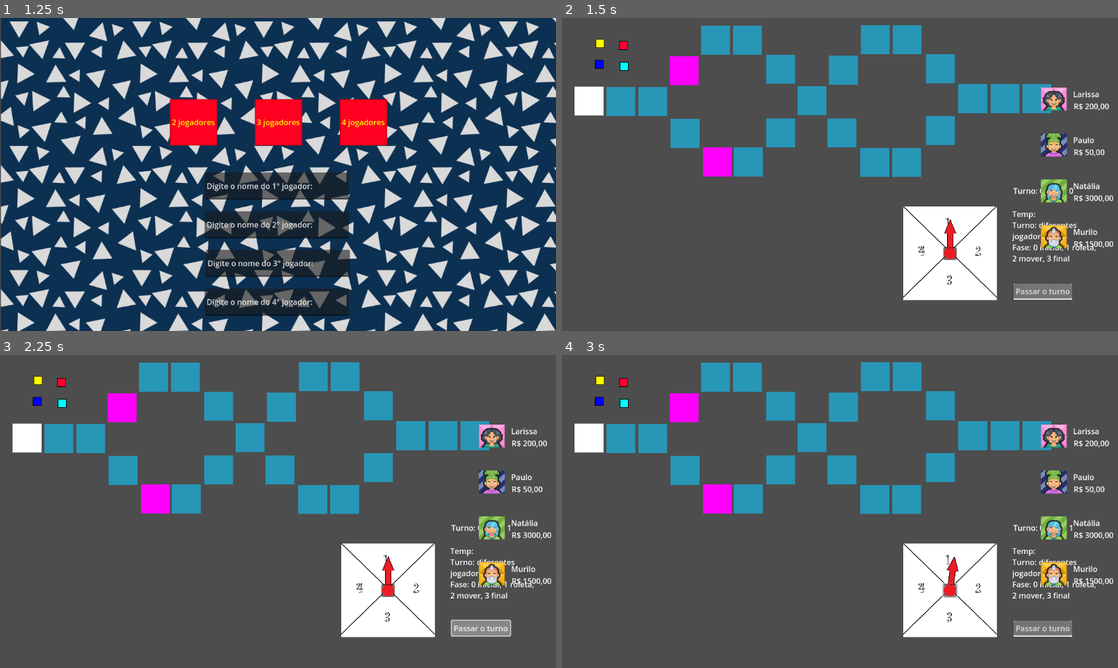
Above: before the commit, frames 1-4 (two rows, left to right).
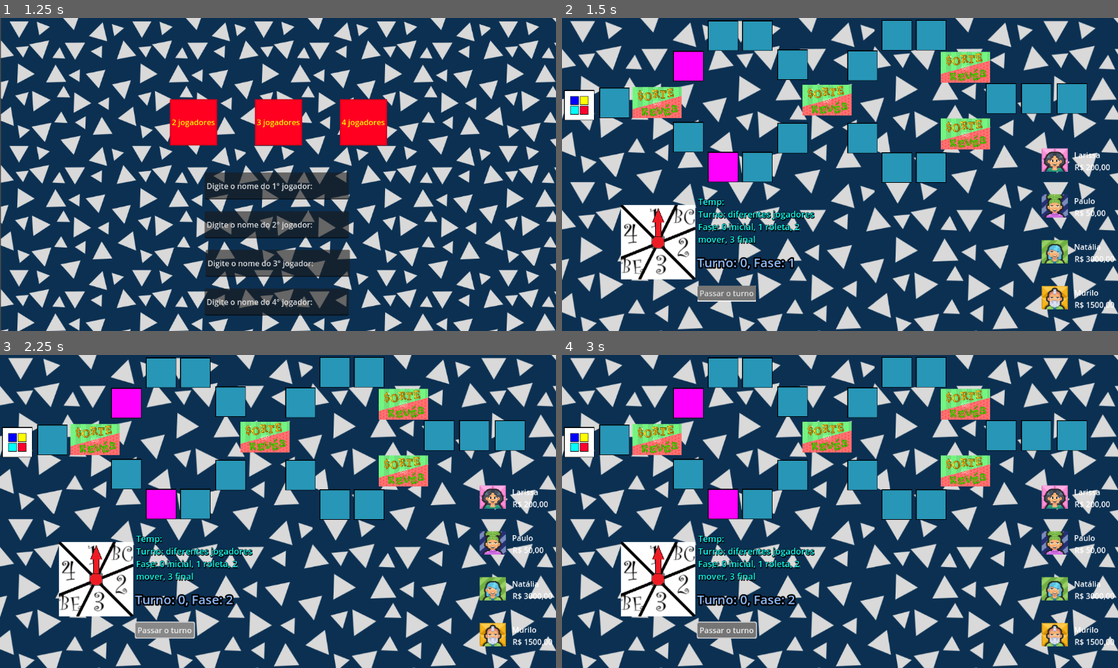
Above: after the commit, the same moments.

Repository: walo2/GameDev_ProjetoGeo
Game: Godot game, scene res://menu.tscn
Same seed, same stepped clock (60 frames per second), same inputs: the game is played once before the commit and once after it.
Inputs (mouse positions are in pixels of both pictures, inside the frame that each line leads up to):
- Up to frame 1 (1.25 s): click "INICIAR" at 0.5 s
- Up to frame 2 (1.5 s): click "2 jogadores" at 1.25 s
- Up to frame 3 (2.25 s): click "Passar o turno" at 2 s
- Up to frame 4 (3 s): click (951, 589) at 2.77 s

Frame 1 is identical in both runs. In frame 2, 95% of the frame differs, in the area x 0-100%, y 0-100%; in frame 3, 95%; in frame 4, 95%.

Commit message:
Corrigido a roleta, ajustado os turnos, movimento dos players,adicionado fundo e sorte ou revez

Diff:
--- a/Kapitalistik/Controlador.gd
+++ b/Kapitalistik/Controlador.gd
@@ -1,9 +1,11 @@
 extends Node
 
-# fases Inicio do turno = 0, roleta: 1, movimento: 2, fim do turno: 3
+# fases: Inicio do turno = 0, roleta: 1, movimento: 2, fim do turno: 3
 var fase = 0
 var numPlayers = 4
 var playerTurn = 0
+var numeroSorteado = 0
+var TileInicial
 
 # Called when the node enters the scene tree for the first time.
 func _ready():
@@ -12,6 +14,8 @@
 
 # Called every frame. 'delta' is the elapsed time since the previous frame.
 func _process(delta):
+	if fase == 0 or fase == 3:
+		proximaFase()
 	pass
 
 func proximaFase():
@@ -19,6 +23,21 @@
 	if fase == 0:
 		fimTurno()
 
+func numeroRoleta(numero):
+	if numero == 1:
+		numeroSorteado = 1
+	elif numero == 2:
+		numeroSorteado = 0
+		proximaFase()
+	elif numero == 3:
+		numeroSorteado = 2
+	elif numero == 4:
+		numeroSorteado = 3
+	elif numero == 5:
+		numeroSorteado = 0
+		proximaFase()
+	elif numero == 6:
+		numeroSorteado = 4
 
 func fimTurno():
 	playerTurn = (playerTurn+1) % numPlayers
--- a/Kapitalistik/TempPassTurn.gd
+++ b/Kapitalistik/TempPassTurn.gd
@@ -1,18 +1,18 @@
 extends Node2D
 
+@onready var texto = $TextEdit
 
 # Called when the node enters the scene tree for the first time.
 func _ready():
-	get_node("TextEdit").text = "Turno: " + str(Controlador.playerTurn) + ", Fase: " + str(Controlador.fase)
 	pass # Replace with function body.
 
 
 # Called every frame. 'delta' is the elapsed time since the previous frame.
 func _process(delta):
+	texto.text = "Turno: " + str(Controlador.playerTurn) + ", Fase: " + str(Controlador.fase)
 	pass
 
 
 func _on_button_pressed():
 	Controlador.proximaFase()
-	get_node("TextEdit").text = "Turno: " + str(Controlador.playerTurn) + ", Fase: " + str(Controlador.fase)
 	pass # Replace with function body.
--- a/Kapitalistik/hud.tscn
+++ b/Kapitalistik/hud.tscn
@@ -14,9 +14,10 @@
 anchors_preset = 15
 anchor_right = 1.0
 anchor_bottom = 1.0
-offset_left = 992.0
-offset_top = 144.0
-offset_bottom = -128.0
+offset_left = 994.0
+offset_top = 270.0
+offset_right = 2.0
+offset_bottom = -2.0
 grow_horizontal = 2
 grow_vertical = 2
 
--- /dev/null
+++ b/Kapitalistik/outLine.tres
@@ -0,0 +1,11 @@
+[gd_resource type="ShaderMaterial" load_steps=2 format=3 uid="uid://dosn66orqwctd"]
+
+[ext_resource type="Shader" path="res://outline.gdshader" id="1_isxmk"]
+
+[resource]
+shader = ExtResource("1_isxmk")
+shader_parameter/color = Color(0, 0, 0, 1)
+shader_parameter/width = 10.0
+shader_parameter/pattern = 0
+shader_parameter/inside = false
+shader_parameter/add_margins = true
--- a/Kapitalistik/player_temp.gd
+++ b/Kapitalistik/player_temp.gd
@@ -3,6 +3,11 @@
 
 var drag = false
 var offset = Vector2(0,0)
+var posicaoAtual = 1
+var posicaoInicial
+var noTile = true
+
+@onready var area2D = $Area2D
 
 @export var colorPlayer : Color
 @export var playerId = 0
@@ -10,6 +15,8 @@
 # Called when the node enters the scene tree for the first time.
 func _ready():
 	get_node("ColorPlayer").color = colorPlayer
+	Controlador.TileInicial.inicioJogo(self)
+	posicaoInicial = position
 	pass # Replace with function body.
 
 
@@ -21,13 +28,26 @@
 
 func _on_button_button_down():
 	if Controlador.playerTurn == playerId and Controlador.fase == 2:
+		posicaoInicial = position
 		drag = true
 		offset = get_global_mouse_position() - global_position
 
 
 func _on_button_button_up():
 	drag = false
+	if noTile == false:
+		position = posicaoInicial
 
 func newPosition(x,y):
 	position.x = x
 	position.y = y
+
+
+func _on_area_2d_area_shape_entered(area_rid, area, area_shape_index, local_shape_index):
+	noTile = true
+	pass # Replace with function body.
+
+
+func _on_area_2d_area_shape_exited(area_rid, area, area_shape_index, local_shape_index):
+	noTile = false
+	pass # Replace with function body.
--- a/Kapitalistik/player_temp.tscn
+++ b/Kapitalistik/player_temp.tscn
@@ -3,7 +3,7 @@
 [ext_resource type="Script" path="res://player_temp.gd" id="1_4ikpa"]
 
 [sub_resource type="RectangleShape2D" id="RectangleShape2D_wc8ab"]
-size = Vector2(40, 40)
+size = Vector2(38, 38)
 
 [node name="PlayerTemp" type="Node2D"]
 z_index = 1
@@ -63,3 +63,5 @@
 
 [connection signal="button_down" from="Button" to="." method="_on_button_button_down"]
 [connection signal="button_up" from="Button" to="." method="_on_button_button_up"]
+[connection signal="area_shape_entered" from="Area2D" to="." method="_on_area_2d_area_shape_entered"]
+[connection signal="area_shape_exited" from="Area2D" to="." method="_on_area_2d_area_shape_exited"]
--- a/Kapitalistik/project.godot
+++ b/Kapitalistik/project.godot
@@ -12,7 +12,7 @@
 
 config/name="Kapitalistik"
 run/main_scene="res://menu.tscn"
-config/features=PackedStringArray("4.1", "Forward Plus")
+config/features=PackedStringArray("4.2", "Forward Plus")
 config/icon="res://icon.svg"
 
 [autoload]
--- a/Kapitalistik/roleta.tscn
+++ b/Kapitalistik/roleta.tscn
@@ -1,15 +1,80 @@
 [gd_scene load_steps=5 format=3 uid="uid://c6m3o6wg8xy8m"]
 
-[ext_resource type="Script" path="res://Roleta.gd" id="1_evjv8"]
 [ext_resource type="Texture2D" uid="uid://cy3o1m5uke2iu" path="res://Imgs/RoletaTemp.png" id="2_xr44w"]
 [ext_resource type="Texture2D" uid="uid://bc3jmjh08ws02" path="res://Imgs/SetaTemp.png" id="3_lbenc"]
 [ext_resource type="Texture2D" uid="uid://br0fjvamsyuwg" path="res://Imgs/botaoTemp.png" id="3_rxmkt"]
 
+[sub_resource type="GDScript" id="GDScript_oly7v"]
+script/source = "extends Node2D
+
+var seta
+var rodar = false
+var parar = false
+var sorteado = 4
+var voltas = 5
+var pararNumero
+var velocidade = 0
+var aceleracao = 0.2
+var acelerar = false
+var desacelerar = false
+var meiaVoltas
+
+# Called when the node enters the scene tree for the first time.
+func _ready():
+	seta = get_node(\"Seta\")
+	pass # Replace with function body.
+
+
+# Called every frame. 'delta' is the elapsed time since the previous frame.
+func _process(delta):
+	if rodar == true:
+		seta.rotation_degrees = seta.rotation_degrees+velocidade
+
+		if voltas > meiaVoltas:
+			if velocidade < 30:
+				velocidade = velocidade + aceleracao
+		else:
+			if velocidade > 2:
+				velocidade = velocidade - aceleracao
+
+
+		if seta.rotation_degrees >= 360:
+			seta.rotation_degrees = seta.rotation_degrees - 360
+			voltas = voltas - 1
+
+		if voltas == 0:
+			parar = true
+
+		if parar == true:
+			if seta.rotation_degrees > pararNumero-5 and seta.rotation_degrees < pararNumero+5:
+				rodar = false
+				desacelerar = false
+
+
+func sortearNumero():
+	voltas = (1 + randi()%5)*2
+	sorteado = randi()%4+1
+	print(sorteado)
+	pararNumero = (sorteado-1) * 90
+	parar = false
+	rodar = true
+	acelerar = true
+	desacelerar = false
+	meiaVoltas = int(voltas/2)
+	velocidade = 0
+	return sorteado
+
+
+func _on_button_pressed():
+	sortearNumero()
+	pass # Replace with function body.
+"
+
 [node name="Roleta" type="Node2D"]
-script = ExtResource("1_evjv8")
+script = SubResource("GDScript_oly7v")
 
 [node name="Fundo" type="Sprite2D" parent="."]
-scale = Vector2(0.3, 0.3)
+scale = Vector2(1.2, 1.2)
 texture = ExtResource("2_xr44w")
 
 [node name="Button" type="Button" parent="."]
--- /dev/null
+++ b/Kapitalistik/roleta2.tscn
@@ -0,0 +1,33 @@
+[gd_scene load_steps=5 format=3 uid="uid://canhksr8hack8"]
+
+[ext_resource type="Script" path="res://roleta_2.gd" id="1_p68mi"]
+[ext_resource type="Texture2D" uid="uid://xeik52nuyosb" path="res://Imgs/RoletaTemp2.png" id="2_5g7ed"]
+[ext_resource type="Texture2D" uid="uid://br0fjvamsyuwg" path="res://Imgs/botaoTemp.png" id="3_hdodb"]
+[ext_resource type="Texture2D" uid="uid://bc3jmjh08ws02" path="res://Imgs/SetaTemp.png" id="4_td6gt"]
+
+[node name="Roleta2" type="Node2D"]
+script = ExtResource("1_p68mi")
+
+[node name="Fundo" type="Sprite2D" parent="."]
+scale = Vector2(1.2, 1.2)
+texture = ExtResource("2_5g7ed")
+
+[node name="Button" type="Button" parent="."]
+offset_left = -14.0
+offset_top = -13.0
+offset_right = 14.0
+offset_bottom = 14.0
+
+[node name="Sprite2D" type="Sprite2D" parent="Button"]
+position = Vector2(14, 13)
+scale = Vector2(0.15625, 0.15625)
+texture = ExtResource("3_hdodb")
+
+[node name="Seta" type="Node2D" parent="."]
+
+[node name="SetaSprite" type="Sprite2D" parent="Seta"]
+position = Vector2(0, -41)
+scale = Vector2(0.223548, 0.100477)
+texture = ExtResource("4_td6gt")
+
+[connection signal="pressed" from="Button" to="." method="_on_button_pressed"]
--- a/Kapitalistik/Roleta.gd
+++ b/Kapitalistik/roleta_2.gd
@@ -1,6 +1,7 @@
 extends Node2D
 
-var seta
+@onready var seta = $Seta
+
 var rodar = false
 var parar = false
 var sorteado = 4
@@ -14,7 +15,6 @@
 
 # Called when the node enters the scene tree for the first time.
 func _ready():
-	seta = get_node("Seta")
 	pass # Replace with function body.
 
 
@@ -45,15 +45,24 @@
 
 
 func sortearNumero():
-	voltas = (1 + randi()%5)*2
-	sorteado = randi()%4+1
-	pararNumero = (sorteado-1) * 90
-	parar = false
-	rodar = true
-	acelerar = true
-	desacelerar = false
-	meiaVoltas = int(voltas/2)
-	velocidade = 0
+	if Controlador.fase == 1:
+		voltas = (1 + randi()%5)*2
+		sorteado = (randi()%6) + 1
+		if sorteado == 2:
+			pararNumero = 60
+		elif sorteado == 5:
+			pararNumero = 220
+		else:
+			pararNumero = (sorteado-1) * 60
+		parar = false
+		rodar = true
+		acelerar = true
+		desacelerar = false
+		meiaVoltas = int(voltas/2)
+		velocidade = 0
+
+		Controlador.proximaFase()
+		Controlador.numeroRoleta(sorteado)
 	return sorteado
 
 
--- a/Kapitalistik/tile_basic.gd
+++ b/Kapitalistik/tile_basic.gd
@@ -1,28 +1,45 @@
 extends Node2D
 
 var playerObject = null
-var mouseReleaseObject = false
+var mouseReleaseObject = true
+var iniciou = false
+var playersOnTile = []
+var tileCerto = false
 
-var playersOnTile = []
+@onready var sorteOuReves = load("res://Imgs/sorteOuReves.png")
+@onready var sprite = $Sprite2D
+@onready var bdColor = $ColorRect
+@onready var bdOutLineColor = $ColorRect2
+
 
 @export var colorTile : Color
+@export var idNumero : int
 
 # Called when the node enters the scene tree for the first time.
 func _ready():
-	get_node("ColorRect").color = colorTile
+	if idNumero == 1:
+		Controlador.TileInicial = self
+	bdColor.color = colorTile
+	if idNumero == 3 or idNumero == 8 or idNumero == 12:
+		sprite.texture = sorteOuReves
+		bdColor.visible = false
+		bdOutLineColor.visible = false
 	pass # Replace with function body.
 
 
 # Called every frame. 'delta' is the elapsed time since the previous frame.
 func _process(delta):
-
-	#verifica quando o player é colocado no tile
-	if mouseReleaseObject:
-		if playerObject != null:
-			playersOnTile.append(playerObject)
-			mouseReleaseObject = false
+	playersPosition()
+	if mouseReleaseObject == true and playerObject != null:
+		if playerObject.posicaoAtual + Controlador.numeroSorteado != idNumero:
+			playerObject.newPosition(playerObject.posicaoInicial.x, playerObject.posicaoInicial.y)
 			playerObject = null
-		playersPosition()
+		if tileCerto == true:
+			playerObject.posicaoAtual = idNumero
+			playerObject.posicaoInicial = position
+			playerObject = null
+			Controlador.proximaFase()
+			tileCerto = false
 	pass
 
 #função que coloca o player nas posições dentro dos tiles
@@ -54,23 +71,38 @@
 		playersOnTile[i].newPosition(newPosiX,newPosiY)
 		i += 1
 
+func inicioJogo(playerObIni):
+	playersOnTile.append(playerObIni)
+	playersPosition()
 
 func _on_area_2d_area_shape_entered(area_rid, area, area_shape_index, local_shape_index):
-	playerObject = area.get_parent()
-	playersPosition()
+	if Controlador.fase == 2:
+		var player = area.get_parent()
+		playerObject = player
+		if player.posicaoAtual + Controlador.numeroSorteado == idNumero:
+			playersOnTile.append(player)
+			tileCerto = true
+		elif player.posicaoAtual == idNumero:
+			playersOnTile.append(player)
+		playersPosition()
 	pass # Replace with function body.
 
 
 func _on_area_2d_area_shape_exited(area_rid, area, area_shape_index, local_shape_index):
+	playerObject = null
+	tileCerto = false
 	if area.get_parent() in playersOnTile:
 		playersOnTile.erase(area.get_parent())
 	playersPosition()
-	playerObject = null
 	pass # Replace with function body.
 
 
 func _input( event ):
 	if event is InputEventMouseButton:
 		if event.button_index == MOUSE_BUTTON_LEFT:
-			if not event.pressed:
+			if event.pressed == false:
 				mouseReleaseObject = true
+				playersPosition()
+			else:
+				mouseReleaseObject = false
+				playersPosition()
--- /dev/null
+++ b/Kapitalistik/tile_basic.gdshader
@@ -0,0 +1,62 @@
+shader_type canvas_item;
+
+uniform vec4 color : source_color = vec4(1.0);
+uniform float width : hint_range(0, 10) = 1.0;
+uniform int pattern : hint_range(0, 2) = 3; // diamond, circle, square
+uniform bool inside = false;
+uniform bool add_margins = true; // only useful when inside is false
+
+void vertex() {
+	if (add_margins) {
+		VERTEX += (UV * 2.0 - 1.0) * width;
+	}
+}
+
+bool hasContraryNeighbour(vec2 uv, vec2 texture_pixel_size, sampler2D texture) {
+	for (float i = -ceil(width); i <= ceil(width); i++) {
+		float x = abs(i) > width ? width * sign(i) : i;
+		float offset;
+
+		if (pattern == 0) {
+			offset = width - abs(x);
+		} else if (pattern == 1) {
+			offset = floor(sqrt(pow(width + 0.5, 2) - x * x));
+		} else if (pattern == 2) {
+			offset = width;
+		}
+
+		for (float j = -ceil(offset); j <= ceil(offset); j++) {
+			float y = abs(j) > offset ? offset * sign(j) : j;
+			vec2 xy = uv + texture_pixel_size * vec2(x, y);
+
+			if ((xy != clamp(xy, vec2(0.0), vec2(1.0)) || texture(texture, xy).a == 0.0) == inside) {
+				return true;
+			}
+		}
+	}
+
+	return false;
+}
+
+void fragment() {
+	vec2 uv = UV;
+
+	if (add_margins) {
+		vec2 texture_pixel_size = vec2(1.0) / (vec2(1.0) / TEXTURE_PIXEL_SIZE + vec2(width * 2.0));
+
+		uv = (uv - texture_pixel_size * width) * TEXTURE_PIXEL_SIZE / texture_pixel_size;
+
+		if (uv != clamp(uv, vec2(0.0), vec2(1.0))) {
+			COLOR.a = 0.0;
+		} else {
+			COLOR = texture(TEXTURE, uv);
+		}
+	} else {
+		COLOR = texture(TEXTURE, uv);
+	}
+
+	if ((COLOR.a > 0.0) == inside && hasContraryNeighbour(uv, TEXTURE_PIXEL_SIZE, TEXTURE)) {
+		COLOR.rgb = inside ? mix(COLOR.rgb, color.rgb, color.a) : color.rgb;
+		COLOR.a += (1.0 - COLOR.a) * color.a;
+	}
+}
--- a/Kapitalistik/tile_basic.tscn
+++ b/Kapitalistik/tile_basic.tscn
@@ -1,14 +1,29 @@
-[gd_scene load_steps=3 format=3 uid="uid://dymwkq732leqf"]
+[gd_scene load_steps=4 format=3 uid="uid://dymwkq732leqf"]
 
 [ext_resource type="Script" path="res://tile_basic.gd" id="1_i3ggq"]
+[ext_resource type="Material" uid="uid://dosn66orqwctd" path="res://outLine.tres" id="2_alpne"]
 
 [sub_resource type="RectangleShape2D" id="RectangleShape2D_kknlp"]
-size = Vector2(40, 40)
+size = Vector2(35, 36)
 
 [node name="TileBasic" type="Node2D"]
 scale = Vector2(1.5, 1.5)
 script = ExtResource("1_i3ggq")
 colorTile = Color(0.156863, 0.588235, 0.717647, 1)
+
+[node name="ColorRect2" type="ColorRect" parent="."]
+anchors_preset = 8
+anchor_left = 0.5
+anchor_top = 0.5
+anchor_right = 0.5
+anchor_bottom = 0.5
+offset_left = -21.0
+offset_top = -21.0
+offset_right = 21.0
+offset_bottom = 21.0
+grow_horizontal = 2
+grow_vertical = 2
+color = Color(0, 0, 0, 1)
 
 [node name="ColorRect" type="ColorRect" parent="."]
 anchors_preset = 8
@@ -22,6 +37,12 @@
 offset_bottom = 20.0
 grow_horizontal = 2
 grow_vertical = 2
+metadata/_edit_use_anchors_ = true
+
+[node name="Sprite2D" type="Sprite2D" parent="."]
+z_index = 1
+material = ExtResource("2_alpne")
+scale = Vector2(0.13, 0.13)
 
 [node name="Area2D" type="Area2D" parent="."]
 
--- a/Kapitalistik/tile_map.tscn
+++ b/Kapitalistik/tile_map.tscn
@@ -1,87 +1,111 @@
-
-[gd_scene load_steps=4 format=3 uid="uid://yh26grf534pi"]
+[gd_scene load_steps=8 format=3 uid="uid://yh26grf534pi"]
 
 [ext_resource type="PackedScene" uid="uid://cg7sc7ox3xvm1" path="res://player_temp.tscn" id="1_mxqg4"]
 [ext_resource type="PackedScene" uid="uid://dymwkq732leqf" path="res://tile_basic.tscn" id="2_ix8bo"]
-[ext_resource type="PackedScene" uid="uid://4gf5qcq6dfva" path="res://hud.tscn" id="3_cv6os"]
 [ext_resource type="Script" path="res://TempPassTurn.gd" id="3_1mgao"]
 [ext_resource type="PackedScene" uid="uid://c6m3o6wg8xy8m" path="res://roleta.tscn" id="3_6dqb7"]
+[ext_resource type="PackedScene" uid="uid://4gf5qcq6dfva" path="res://hud.tscn" id="3_cv6os"]
+[ext_resource type="Texture2D" uid="uid://d1gst4cmw2dhq" path="res://Imgs/fundo.png" id="6_b3j5h"]
+[ext_resource type="PackedScene" uid="uid://canhksr8hack8" path="res://roleta2.tscn" id="6_ptkt8"]
 
 [node name="Main" type="Node2D"]
 
 [node name="Tiles" type="Node2D" parent="."]
 
 [node name="Tile 01" parent="Tiles" instance=ExtResource("2_ix8bo")]
-position = Vector2(56, 172)
+position = Vector2(36, 181)
 colorTile = Color(1, 1, 1, 1)
+idNumero = 1
 
 [node name="Tile 02" parent="Tiles" instance=ExtResource("2_ix8bo")]
-position = Vector2(122, 173)
+position = Vector2(109, 176)
+idNumero = 2
 
 [node name="Tile 03" parent="Tiles" instance=ExtResource("2_ix8bo")]
-position = Vector2(188, 173)
+position = Vector2(197, 175)
+idNumero = 3
 
 [node name="Tile 04D" parent="Tiles" instance=ExtResource("2_ix8bo")]
-position = Vector2(253, 109)
+position = Vector2(262, 100)
 colorTile = Color(1, 0, 1, 1)
+idNumero = 4
 
 [node name="Tile 05D" parent="Tiles" instance=ExtResource("2_ix8bo")]
-position = Vector2(318, 46)
+position = Vector2(334, 37)
+idNumero = 5
 
 [node name="Tile 06D" parent="Tiles" instance=ExtResource("2_ix8bo")]
-position = Vector2(384, 46)
+position = Vector2(405, 37)
+idNumero = 6
 
 [node name="Tile 07D" parent="Tiles" instance=ExtResource("2_ix8bo")]
-position = Vector2(453, 106)
+position = Vector2(478, 97)
+idNumero = 7
 
 [node name="Tile 04F" parent="Tiles" instance=ExtResource("2_ix8bo")]
-position = Vector2(255, 239)
+position = Vector2(262, 247)
+idNumero = 4
 
 [node name="Tile 05F" parent="Tiles" instance=ExtResource("2_ix8bo")]
-position = Vector2(322, 298)
+position = Vector2(334, 309)
 colorTile = Color(1, 0, 1, 1)
+idNumero = 5
 
 [node name="Tile 06F" parent="Tiles" instance=ExtResource("2_ix8bo")]
-position = Vector2(386, 298)
+position = Vector2(405, 309)
+idNumero = 6
 
 [node name="Tile 07F" parent="Tiles" instance=ExtResource("2_ix8bo")]
-position = Vector2(453, 238)
+position = Vector2(478, 249)
+idNumero = 7
 
 [node name="Tile 08" parent="Tiles" instance=ExtResource("2_ix8bo")]
-position = Vector2(518, 171)
+position = Vector2(549, 170)
+idNumero = 8
 
 [node name="Tile 09D" parent="Tiles" instance=ExtResource("2_ix8bo")]
-position = Vector2(580, 238)
+position = Vector2(623, 249)
+idNumero = 9
 
 [node name="Tile 10D" parent="Tiles" instance=ExtResource("2_ix8bo")]
-position = Vector2(648, 299)
+position = Vector2(694, 310)
+idNumero = 10
 
 [node name="Tile 11D" parent="Tiles" instance=ExtResource("2_ix8bo")]
-position = Vector2(714, 299)
+position = Vector2(765, 310)
+idNumero = 11
 
 [node name="Tile 12D" parent="Tiles" instance=ExtResource("2_ix8bo")]
-position = Vector2(784, 233)
+position = Vector2(836, 240)
+idNumero = 12
 
 [node name="Tile 09F" parent="Tiles" instance=ExtResource("2_ix8bo")]
-position = Vector2(583, 108)
+position = Vector2(623, 99)
+idNumero = 9
 
 [node name="Tile 10F" parent="Tiles" instance=ExtResource("2_ix8bo")]
-position = Vector2(649, 45)
+position = Vector2(694, 36)
+idNumero = 10
 
 [node name="Tile 11F" parent="Tiles" instance=ExtResource("2_ix8bo")]
-position = Vector2(715, 45)
+position = Vector2(765, 36)
+idNumero = 11
 
 [node name="Tile 12F" parent="Tiles" instance=ExtResource("2_ix8bo")]
-position = Vector2(784, 105)
+position = Vector2(836, 102)
+idNumero = 12
 
 [node name="Tile 13" parent="Tiles" instance=ExtResource("2_ix8bo")]
-position = Vector2(851, 167)
+position = Vector2(910, 167)
+idNumero = 13
 
 [node name="Tile 14" parent="Tiles" instance=ExtResource("2_ix8bo")]
-position = Vector2(918, 167)
+position = Vector2(983, 167)
+idNumero = 14
 
 [node name="Tile 15" parent="Tiles" instance=ExtResource("2_ix8bo")]
-position = Vector2(984, 167)
+position = Vector2(1057, 167)
+idNumero = 15
 
 [node name="PlayerTemp" parent="." instance=ExtResource("1_mxqg4")]
 position = Vector2(77, 96)
@@ -93,21 +117,19 @@
 colorPlayer = Color(1, 1, 0, 1)
 
 [node name="PlayerTemp3" parent="." instance=ExtResource("1_mxqg4")]
-position = Vector2(129, 100)
+position = Vector2(109, 99)
 colorPlayer = Color(0, 1, 1, 1)
 playerId = 3
 
 [node name="PlayerTemp4" parent="." instance=ExtResource("1_mxqg4")]
-position = Vector2(127, 57)
+position = Vector2(114, 52)
 colorPlayer = Color(0.996078, 0, 0.184314, 1)
-
+playerId = 1
 
 [node name="HUD" parent="." instance=ExtResource("3_cv6os")]
 
-playerId = 1
-
 [node name="TempPassTurn" type="Node2D" parent="."]
-position = Vector2(936, 550)
+position = Vector2(281, 554)
 script = ExtResource("3_1mgao")
 
 [node name="ColorRect" type="ColorRect" parent="TempPassTurn"]
@@ -123,20 +145,46 @@
 
 [node name="TextEdit" type="RichTextLabel" parent="TempPassTurn"]
 offset_left = -1.0
-offset_top = -204.0
-offset_right = 157.0
-offset_bottom = -91.0
+offset_top = -66.0
+offset_right = 213.0
+offset_bottom = -30.0
+theme_override_colors/default_color = Color(0.564706, 0.737255, 1, 1)
+theme_override_colors/font_shadow_color = Color(0, 0, 0, 1)
+theme_override_colors/font_outline_color = Color(0, 0, 0, 1)
+theme_override_constants/shadow_offset_y = 2
+theme_override_constants/shadow_outline_size = 2
+theme_override_constants/outline_size = 12
+theme_override_font_sizes/normal_font_size = 26
+text = "Turno: 0, Fase: 1"
 
 [node name="TextEdit2" type="RichTextLabel" parent="TempPassTurn"]
-offset_left = -3.0
-offset_top = -156.0
-offset_right = 180.0
-offset_bottom = 6.0
+offset_left = 1.0
+offset_top = -187.0
+offset_right = 247.0
+offset_bottom = -81.0
+theme_override_colors/default_color = Color(0.054902, 1, 0.972549, 1)
+theme_override_colors/font_shadow_color = Color(0, 0, 0, 1)
+theme_override_colors/font_outline_color = Color(0, 0, 0, 1)
+theme_override_constants/shadow_offset_y = 2
+theme_override_constants/shadow_outline_size = 2
+theme_override_constants/outline_size = 3
+theme_override_font_sizes/normal_font_size = 18
 text = "Temp:
 Turno: diferentes jogadores
 Fase: 0 inicial, 1 roleta, 2 mover, 3 final"
 
 [node name="Roleta" parent="." instance=ExtResource("3_6dqb7")]
-position = Vector2(804, 487)
+visible = false
+position = Vector2(607, 474)
+
+[node name="Roleta2" parent="." instance=ExtResource("6_ptkt8")]
+position = Vector2(199, 464)
+
+[node name="Fundo" type="Sprite2D" parent="."]
+z_index = -2
+position = Vector2(576, 329.5)
+scale = Vector2(1.00868, 1.03241)
+texture = ExtResource("6_b3j5h")
+metadata/_edit_lock_ = true
 
 [connection signal="pressed" from="TempPassTurn/Button" to="TempPassTurn" method="_on_button_pressed"]
Binary file changed: Kapitalistik/Imgs/RoletaTemp.png
Binary file added: Kapitalistik/Imgs/RoletaTemp2.png
Not shown, added: Kapitalistik/Imgs/RoletaTemp2.png.import
Binary file added: Kapitalistik/Imgs/fundo.png
Not shown, added: Kapitalistik/Imgs/fundo.png.import
Binary file added: Kapitalistik/Imgs/sorteOuReves.png
Not shown, added: Kapitalistik/Imgs/sorteOuReves.png.import
